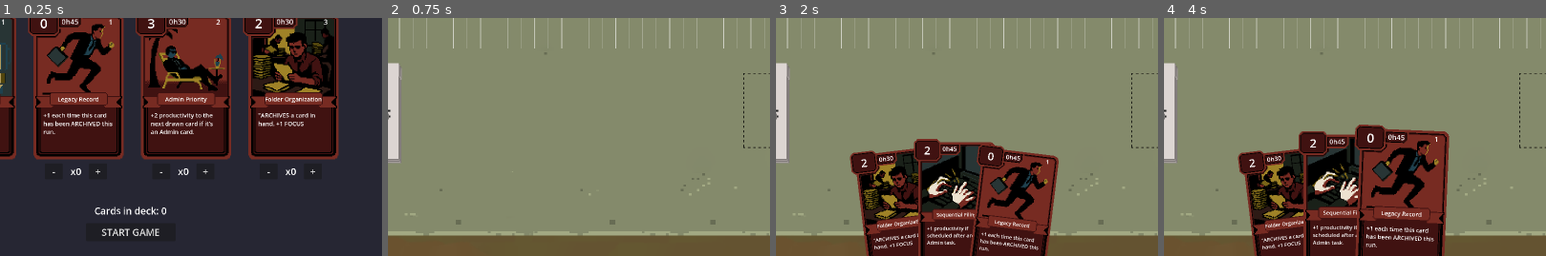
Above: before the commit, frames 1-4 (left to right).
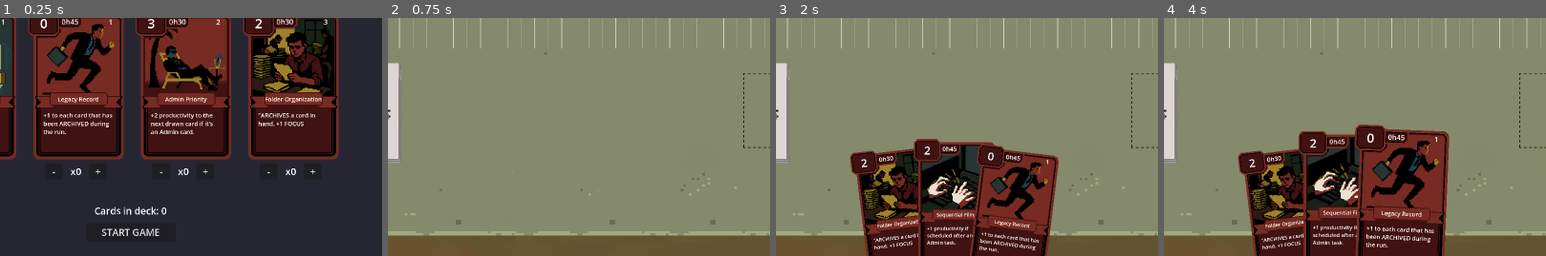
Above: after the commit, the same moments.

Repository: ambotwist/Burnout
Game: Godot game, scene res://Scenes/deck_editor.tscn
Same seed, same stepped clock (60 frames per second), same inputs: the game is played once before the commit and once after it.
Inputs (mouse positions are % of the whole screen's width and height, from its top left):
- Up to frame 1 (0.25 s): no input
- Up to frame 2 (0.75 s): click "START GAME" at 0.5 s
- Up to frame 3 (2 s): tap Enter at 1.25 s; move the mouse to (72, 45) at 1.27 s; click (72, 45) at 1.42 s
- Up to frame 4 (4 s): drag from (30, 55) to (49, 91) at 2.02 s; move the mouse to (60, 28) at 2.77 s; click (60, 28) at 2.92 s; tap Space at 3.5 s; drag from (45, 70) to (64, 91) at 3.52 s
The pictures show only the part of the screen within x 33-83%, y 50-100%; the shares and areas given below are measured in that part.

The runs differ from the first frame. In frame 1, 0.5% of the frame differs, in the area x 11-30%, y 40-49%; in frame 2, nothing differs; in frame 3, 0.4%; in frame 4, 0.5%.

Commit message:
implemented the archive effect and updated the duplicata and classement_prioritaire cards to use the archive effect. dossier_persistant has also been implemented but not yet tested.

Diff:
--- /dev/null
+++ b/Commands/archive_card_command.gd
@@ -0,0 +1,42 @@
+class_name ArchiveCardCommand
+extends GameCommand
+
+## Archives a card: adds to discard pile, generates productivity immediately, and tracks as archived.
+## Archive = Discard + Generate Productivity + Track for future bonuses (e.g., DOSSIER_PERSISTANT)
+
+
+func can_execute(game_manager: GameManager) -> bool:
+	var card_data = get_shared_data("card_data")
+	return card_data != null and game_manager != null
+
+
+func execute(game_manager: GameManager) -> void:
+	if not can_execute(game_manager):
+		push_error("ArchiveCardCommand: Cannot execute - missing card_data or game_manager")
+		return
+
+	var card_data: CardData = get_shared_data("card_data")
+	var card_node: Card = get_shared_data("card_node")
+
+	# 1. Add to discard pile
+	game_manager.discard_pile.add_card(card_data)
+
+	# 2. Generate productivity immediately
+	game_manager.total_productivity += card_data.productivity
+	game_manager.update_productivity_label()
+
+	# 3. Spawn floating text showing archived productivity
+	if game_manager.floating_text_scene and game_manager.floating_text_spawn_point:
+		var floating_text = game_manager.floating_text_scene.instantiate()
+		game_manager.get_tree().current_scene.add_child(floating_text)
+		floating_text.setup(card_data.productivity, game_manager.floating_text_spawn_point.global_position)
+
+	# 4. Track as archived (for DOSSIER_PERSISTANT and future archive bonuses)
+	if not game_manager.archived_cards.has(card_data):
+		game_manager.archived_cards.append(card_data)
+
+	# 5. Clean up visual node
+	if card_node and is_instance_valid(card_node):
+		card_node.queue_free()
+
+	print("  -> Card archived: ", card_data.strategy.card_id, " (+", card_data.productivity, " productivity)")
--- /dev/null
+++ b/Effects/archive_bonus_effect.gd
@@ -0,0 +1,23 @@
+class_name ArchiveBonusEffect
+extends EffectStrategy
+
+## Effect used by DOSSIER_PERSISTANT: adds permanent productivity bonus
+## to each card that has been archived this game.
+##
+## The bonus is applied directly to CardData.productivity, making it
+## permanent for the rest of the run (persists through reshuffles).
+
+@export var productivity_bonus: int = 1
+
+
+func apply_effect(context: GameContext) -> void:
+	if context.archived_cards.is_empty():
+		print("  -> No archived cards to buff")
+		return
+
+	for card_data in context.archived_cards:
+		if card_data:
+			card_data.productivity += productivity_bonus
+			print("  -> Buffed archived card: ", card_data.strategy.card_id)
+
+	print("  -> Applied +", productivity_bonus, " to ", context.archived_cards.size(), " archived card(s)")
--- /dev/null
+++ b/Effects/archive_effect.gd
@@ -0,0 +1,129 @@
+class_name ArchiveEffect
+extends EffectStrategy
+
+## Effect that archives target card(s): discards them AND generates their productivity immediately.
+## Uses the Command Chain Pattern for flexible, composable behavior.
+## Animates the ACTUAL card (not a copy) from its current location -> preview -> discard pile.
+## The card is removed from its original pile before animation.
+##
+## Archive = Discard + Generate Productivity + Track for future bonuses (e.g., DOSSIER_PERSISTANT)
+
+@export var target_strategy: TargetStrategy
+
+## Whether to show a visual preview of the archived card
+@export var show_preview: bool = false
+
+## Where to show the preview (if show_preview is true)
+@export var preview_position: GameEnums.PreviewPosition = GameEnums.PreviewPosition.SCHEDULE_CENTER
+
+## Custom position (only used if preview_position = CUSTOM)
+@export var preview_custom_position: Vector2 = Vector2.ZERO
+
+## How long to show the preview (seconds)
+@export var preview_duration: float = 0.5
+
+## Whether to animate the card to the discard pile
+@export var animate_to_pile: bool = true
+
+## Animation duration (seconds)
+@export var animation_duration: float = 0.3
+
+
+func apply_effect(context: GameContext) -> void:
+	if not target_strategy:
+		push_error("ArchiveEffect: target_strategy is not set")
+		return
+
+	var targets = target_strategy.select_targets(context)
+
+	if targets.is_empty():
+		print("  -> No targets found to archive")
+		return
+
+	for target in targets:
+		_build_command_chain(target, context)
+
+
+func _build_command_chain(target: CardData, context: GameContext) -> void:
+	if not target or not target.strategy:
+		push_error("ArchiveEffect: Invalid target CardData")
+		return
+
+	# Build command chain from back to front (so each command knows its next)
+	# IMPORTANT: Create a shared data dictionary that ALL commands in the chain will use
+	var chain_shared_data: Dictionary = {}
+
+	# Store the target card data in shared_data so commands can access it
+	chain_shared_data["card_data"] = target
+
+	# Final command: Archive the card (discard + productivity + track)
+	var archive_cmd = ArchiveCardCommand.new()
+	archive_cmd.shared_data = chain_shared_data
+
+	var current_command = archive_cmd
+
+	# If animating, add animation command to discard pile
+	if animate_to_pile and show_preview:
+		var pile_position = _get_pile_position(context)
+		var pile_scale = _get_pile_scale(context)
+
+		# AnimateCardCommand determines fade/flip behavior based on pile type
+		var animate_cmd = AnimateCardCommand.new(
+			GameEnums.PileType.DISCARD,
+			pile_position,
+			pile_scale
+		)
+		animate_cmd.shared_data = chain_shared_data
+		animate_cmd.set_next_command(current_command)
+		current_command = animate_cmd
+
+	# If showing preview, add wait command before animation/adding
+	if show_preview:
+		var wait_cmd = WaitCommand.new(preview_duration)
+		wait_cmd.shared_data = chain_shared_data
+		wait_cmd.set_next_command(current_command)
+		current_command = wait_cmd
+
+		# Animate card to preview position (stay visible at 1.0 opacity)
+		var preview_pos = context.get_preview_position(preview_position, preview_custom_position)
+		var hand_scale = context.hand.cards_scale if context.hand else 0.7
+		var animate_to_preview_cmd = AnimateCardCommand.new(
+			GameEnums.PileType.HAND,  # Use HAND pile behavior (visible, no flip/fade)
+			preview_pos,
+			hand_scale
+		)
+		animate_to_preview_cmd.shared_data = chain_shared_data
+		animate_to_preview_cmd.set_next_command(current_command)
+		current_command = animate_to_preview_cmd
+
+		# Reparent card to CardManager (so it can animate in global space)
+		var reparent_cmd = ReparentCardCommand.new()
+		reparent_cmd.shared_data = chain_shared_data
+		reparent_cmd.set_next_command(current_command)
+		current_command = reparent_cmd
+
+		# Remove card from its current pile (so it doesn't stay in hand)
+		var remove_cmd = RemoveCardFromPileCommand.new()
+		remove_cmd.shared_data = chain_shared_data
+		remove_cmd.set_next_command(current_command)
+		current_command = remove_cmd
+
+	# First command: Find the actual card node
+	var find_node_cmd = FindCardNodeCommand.new()
+	find_node_cmd.shared_data = chain_shared_data
+	find_node_cmd.set_next_command(current_command)
+
+	# Queue the first command - the chain will execute automatically
+	context.command_queue.append(find_node_cmd)
+
+	print("  -> Card archive chain queued: ", target.strategy.card_id)
+
+
+## Helper to get the position of the discard pile for animation target
+func _get_pile_position(context: GameContext) -> Vector2:
+	return context.discard_pile.global_position if context.discard_pile else Vector2.ZERO
+
+
+## Helper to get the scale of the discard pile (for consistent card sizing)
+func _get_pile_scale(context: GameContext) -> float:
+	return context.discard_pile.cards_scale if context.discard_pile else 0.5
--- a/Effects/card_copy_effect.gd
+++ b/Effects/card_copy_effect.gd
@@ -28,6 +28,10 @@
 ## Animation duration (seconds)
 @export var animation_duration: float = 0.3
 
+## If true and destination is DISCARD, archives the copy instead of just discarding
+## (generates productivity immediately and tracks as archived for future bonuses)
+@export var archive_copy: bool = false
+
 func apply_effect(context: GameContext) -> void:
 	if not target_strategy:
 		push_error("CardCopyEffect: target_strategy is not set")
@@ -52,11 +56,15 @@
 	# IMPORTANT: Create a shared data dictionary that ALL commands in the chain will use
 	var chain_shared_data: Dictionary = {}
 
-	# Final command: Add to destination pile
-	var add_to_pile_cmd = AddCardToPileCommand.new(destination_pile)
-	add_to_pile_cmd.shared_data = chain_shared_data
+	# Final command: Add to destination pile (or archive if archive_copy is enabled)
+	var final_command: GameCommand
+	if archive_copy and destination_pile == GameEnums.PileType.DISCARD:
+		final_command = ArchiveCardCommand.new()
+	else:
+		final_command = AddCardToPileCommand.new(destination_pile)
+	final_command.shared_data = chain_shared_data
 
-	var current_command = add_to_pile_cmd
+	var current_command = final_command
 
 	# If animating, add animation command before adding to pile
 	if animate_to_pile and show_preview:
--- a/Managers/game_manager.gd
+++ b/Managers/game_manager.gd
@@ -14,6 +14,7 @@
 var card_is_over_schedule: bool = false
 var scheduled_cards: Array[CardData] = []
 var previous_card: CardData = null
+var archived_cards: Array[CardData] = []
 var total_productivity: int = 0
 
 # Focus window tracking
@@ -210,6 +211,7 @@
 		"time_left": schedule.time_left if schedule else 0,
 		"scheduled_cards": scheduled_cards,
 		"previous_card": previous_card,
+		"archived_cards": archived_cards,
 		"focus_start_time": focus_start_time,
 		"focus_end_time": focus_end_time
 	}
@@ -252,6 +254,7 @@
 		"time_left": schedule.time_left if schedule else 0,
 		"scheduled_cards": scheduled_cards,
 		"previous_card": previous_card,
+		"archived_cards": archived_cards,
 		"focus_start_time": focus_start_time,
 		"focus_end_time": focus_end_time
 	}
@@ -332,6 +335,7 @@
 		"time_left": schedule.time_left if schedule else 0,
 		"scheduled_cards": scheduled_cards,
 		"previous_card": previous_card,
+		"archived_cards": archived_cards,
 		"focus_start_time": focus_start_time,
 		"focus_end_time": focus_end_time
 	}
--- a/Resources/Cards/classement_prioritaire_card.tres
+++ b/Resources/Cards/classement_prioritaire_card.tres
@@ -4,7 +4,7 @@
 [ext_resource type="Script" uid="uid://5ef5ggycgd2n" path="res://Strategies/card_strategy.gd" id="2_jqrmi"]
 [ext_resource type="Texture2D" uid="uid://08dcucalpwqb" path="res://Assets/CardIllustrations/illu_tri.dossiers.png" id="2_p61kd"]
 [ext_resource type="Script" uid="uid://bu2dywnhjtkf1" path="res://Strategies/prerequisite_strategy.gd" id="3_kcav5"]
-[ext_resource type="Script" uid="uid://28u70toeofnt" path="res://Effects/card_discard_effect.gd" id="3_sqjhr"]
+[ext_resource type="Script" path="res://Effects/archive_effect.gd" id="3_sqjhr"]
 [ext_resource type="Script" uid="uid://dgo1pop83o1e0" path="res://Strategies/target_strategy.gd" id="4_p3vnr"]
 [ext_resource type="Script" uid="uid://duyv4yweerhy7" path="res://Prerequisites/schedule_fits_prerequisite.gd" id="4_vgaqb"]
 [ext_resource type="Script" uid="uid://81kvs73anoyi" path="res://Effects/focus_effect.gd" id="5_p3vnr"]
@@ -20,7 +20,6 @@
 target_strategy = SubResource("Resource_e44ow")
 show_preview = true
 trigger = 2
-metadata/_custom_type_script = "uid://28u70toeofnt"
 
 [sub_resource type="Resource" id="Resource_4qos8"]
 script = ExtResource("5_p3vnr")
--- a/Resources/Cards/dossier_persistant_card.tres
+++ b/Resources/Cards/dossier_persistant_card.tres
@@ -1,14 +1,20 @@
-[gd_resource type="Resource" script_class="CardStrategy" load_steps=7 format=3 uid="uid://ds2tv4pdt7c4u"]
+[gd_resource type="Resource" script_class="CardStrategy" load_steps=8 format=3 uid="uid://ds2tv4pdt7c4u"]
 
 [ext_resource type="Script" uid="uid://c6hm0eda7f1ut" path="res://Strategies/effect_strategy.gd" id="1_7cnwu"]
 [ext_resource type="Script" uid="uid://5ef5ggycgd2n" path="res://Strategies/card_strategy.gd" id="2_hrs66"]
 [ext_resource type="Texture2D" uid="uid://ckcuhp7llc0d3" path="res://Assets/CardIllustrations/illu_depart.express.png" id="2_ms4fq"]
 [ext_resource type="Script" uid="uid://bu2dywnhjtkf1" path="res://Strategies/prerequisite_strategy.gd" id="3_l6aym"]
 [ext_resource type="Script" uid="uid://duyv4yweerhy7" path="res://Prerequisites/schedule_fits_prerequisite.gd" id="4_h6rv3"]
+[ext_resource type="Script" path="res://Effects/archive_bonus_effect.gd" id="5_archive_bonus"]
 
 [sub_resource type="Resource" id="Resource_23n12"]
 script = ExtResource("4_h6rv3")
 metadata/_custom_type_script = "uid://duyv4yweerhy7"
+
+[sub_resource type="Resource" id="Resource_archive_bonus"]
+script = ExtResource("5_archive_bonus")
+productivity_bonus = 1
+trigger = 2
 
 [resource]
 script = ExtResource("2_hrs66")
@@ -16,6 +22,7 @@
 deck = 1
 duration = 3
 sanity_toll = 1
+effects = Array[ExtResource("1_7cnwu")]([SubResource("Resource_archive_bonus")])
 play_prerequisites = Array[ExtResource("3_l6aym")]([SubResource("Resource_23n12")])
 image = ExtResource("2_ms4fq")
 metadata/_custom_type_script = "uid://5ef5ggycgd2n"
--- a/Resources/Cards/duplicata_card.tres
+++ b/Resources/Cards/duplicata_card.tres
@@ -19,6 +19,7 @@
 target_strategy = SubResource("Resource_vwphh")
 destination_pile = 2
 show_preview = true
+archive_copy = true
 trigger = 2
 metadata/_custom_type_script = "uid://yo7wbudps5sl"
 
--- a/Translations/cards.csv
+++ b/Translations/cards.csv
@@ -12,7 +12,7 @@
 CARD_PREVISION_BUDGETAIRE_TITLE,Performance Forecast,Prévision budgétaire
 CARD_PREVISION_BUDGETAIRE_DESC,INSIGHT. The chosen card doubles its productivity.,INSIGHT. La carte pioché double sa prod de base.
 CARD_DOSSIER_PERSISTANT_TITLE,Legacy Record,Dossier persistant
-CARD_DOSSIER_PERSISTANT_DESC,+1 each time this card has been ARCHIVED this run. ,+ 1 Prod à chaque fois que la tâche a été défaussée précédemment pendant la run.
+CARD_DOSSIER_PERSISTANT_DESC,+1 to each card that has been ARCHIVED during the run.,Ajoute 1 productivité de base permanente à chaque carte ARCHIVEE précédemment pendant la run.
 CARD_CENTRE_ARCHIVE_TITLE,Record Keeper,Centre d’archive
 CARD_CENTRE_ARCHIVE_DESC,"While in hand, gain +1 productivity per ARCHIVE.",En main: Gagne +1 de productivité à chaque archive
 CARD_CONTROLE_QUALITE_TITLE,Admin Priority,
--- a/Utils/game_context.gd
+++ b/Utils/game_context.gd
@@ -45,6 +45,9 @@
 
 ## Previous card played (CardData) - useful for "if played after X" effects
 var previous_card: CardData = null
+
+## Cards that have been archived this game (for DOSSIER_PERSISTANT bonus)
+var archived_cards: Array[CardData] = []
 
 # ========================================
 # FOCUS WINDOW
@@ -167,6 +170,7 @@
 	context.time_left = game_state.get("time_left", 0)
 	context.scheduled_cards = game_state.get("scheduled_cards", [])
 	context.previous_card = game_state.get("previous_card")
+	context.archived_cards = game_state.get("archived_cards", [])
 	context.focus_start_time = game_state.get("focus_start_time", -1.0)
 	context.focus_end_time = game_state.get("focus_end_time", -1.0)
 
Not shown, added: Commands/archive_card_command.gd.uid
Not shown, added: Effects/archive_bonus_effect.gd.uid
Not shown, added: Effects/archive_effect.gd.uid
Binary file changed: Translations/cards.en.translation
Binary file changed: Translations/cards.fr.translation
Not shown, changed: .DS_Store
Not shown, changed: CLAUDE.md
Not shown, changed: assets/.DS_Store
